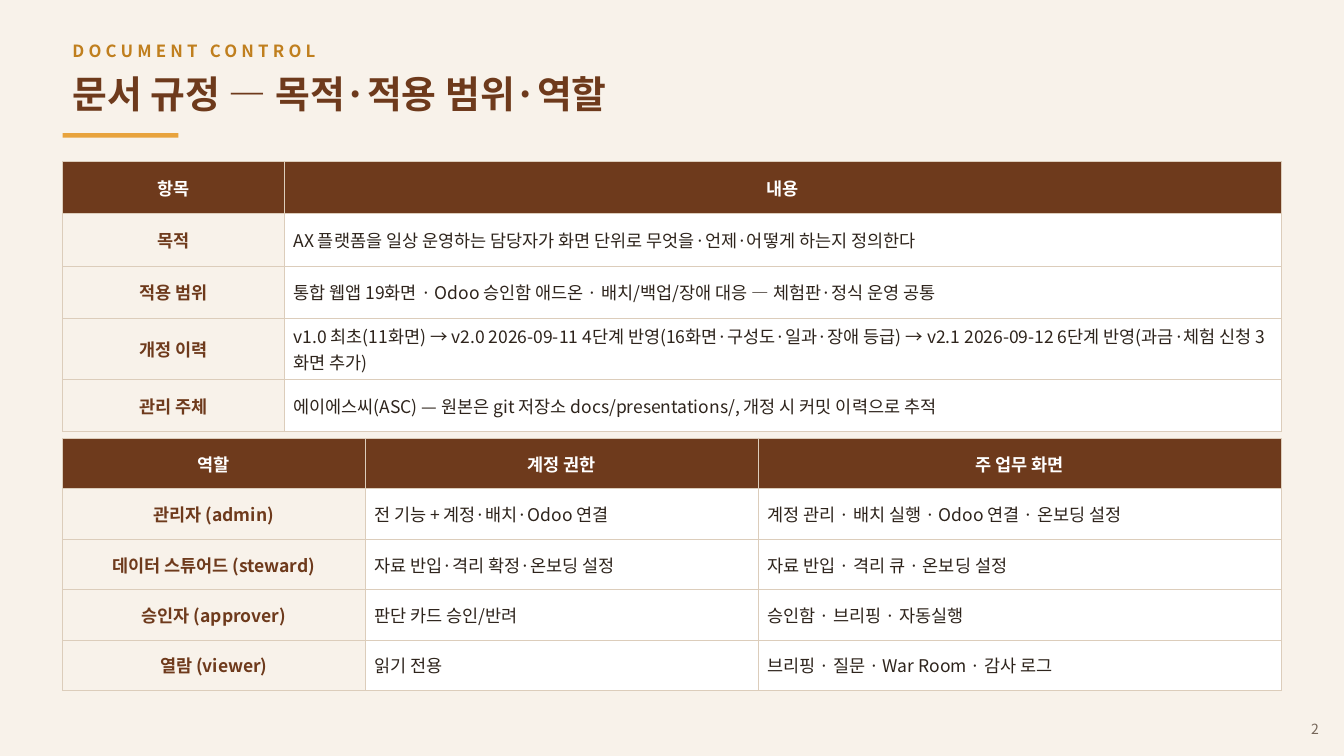
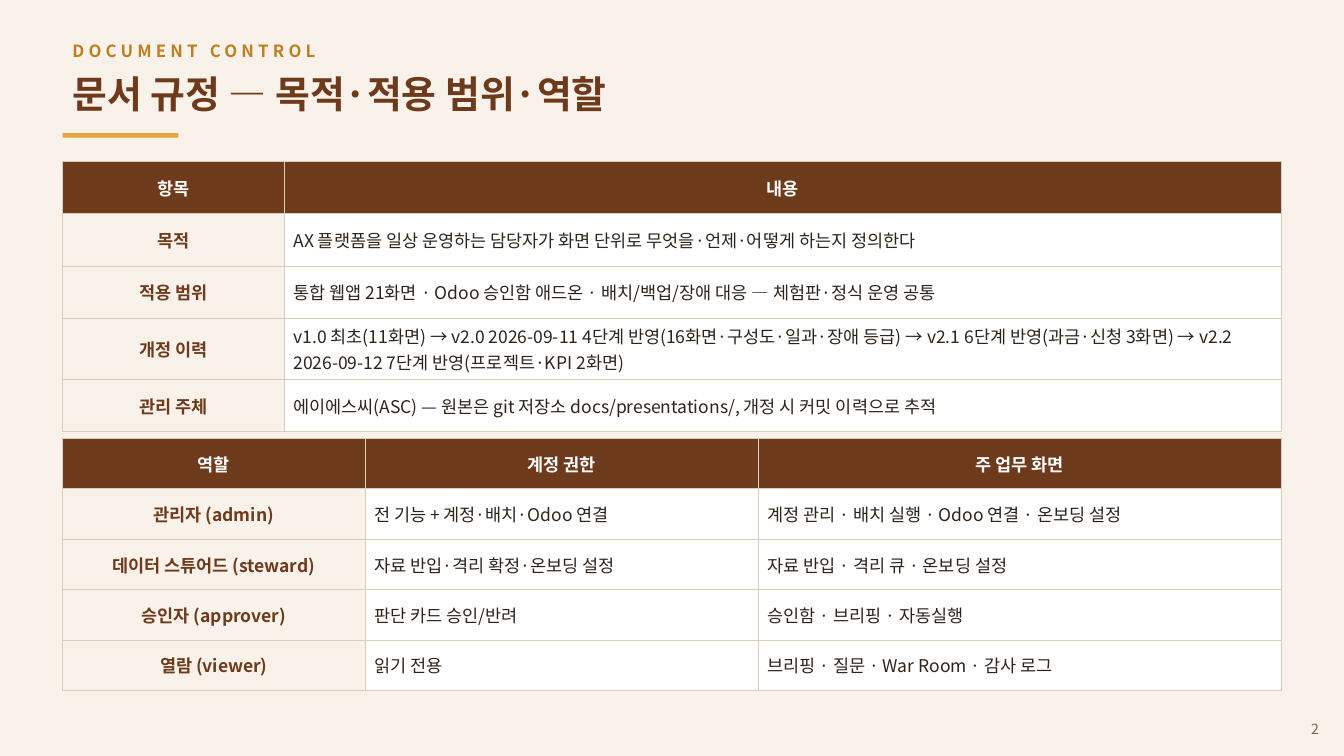
Before and after one commit to asclhg-web/thirdbrain-web, a slide deck: slide 2 of docs/presentations/AX_Operations_Manual_v2.pptx. Drawn at 1344x756 pixels with LibreOffice and Linux fonts; fonts in the diff are those of the drawing. Boxes give left, top, right and bottom in pixels: in the first picture for what was removed or moved away, otherwise in the second. Text is boxed around its words. In the diff, an @@ line names an element or a change of style, - is before the commit and + after.

```diff
--- a/docs/presentations/AX_Operations_Manual_v2.pptx
+++ b/docs/presentations/AX_Operations_Manual_v2.pptx
@@ table at box(63, 161, 1281, 422) @@
-row 3, column 2: 통합 웹앱 19화면 · Odoo 승인함 애드온 · 배치/백업/장애 대응 — 체험판·정식 운영 공통
+row 3, column 2: 통합 웹앱 21화면 · Odoo 승인함 애드온 · 배치/백업/장애 대응 — 체험판·정식 운영 공통
-row 4, column 2: v1.0 최초(11화면) → v2.0 2026-09-11 4단계 반영(16화면·구성도·일과·장애 등급) → v2.1 2026-09-12 6단계 반영(과금·체험 신청 3화면 추가)
+row 4, column 2: v1.0 최초(11화면) → v2.0 2026-09-11 4단계 반영(16화면·구성도·일과·장애 등급) → v2.1 6단계 반영(과금·신청 3화면) → v2.2 2026-09-12 7단계 반영(프로젝트·KPI 2화면)
```
Also in this commit, not shown: 16 other slides changed, 2 slides added, 2 other files.
